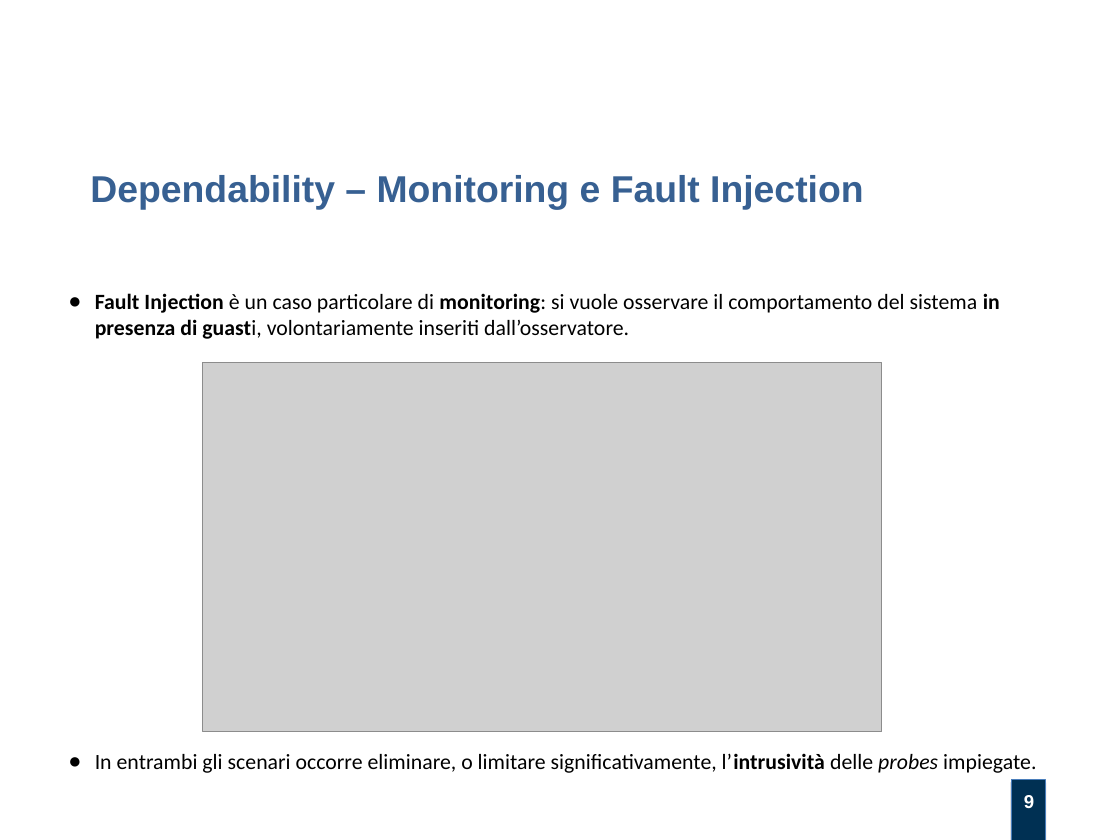
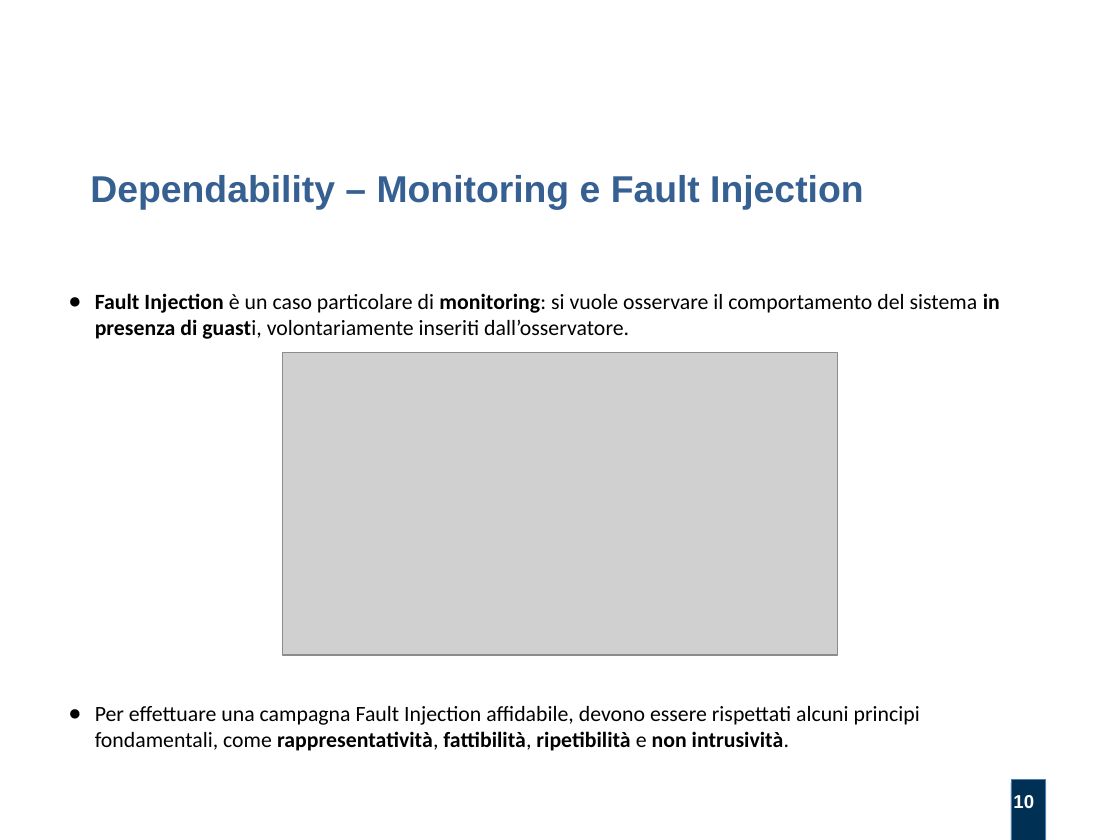
Before and after one commit to alexfoglia1/thesis, a slide deck: slide 10 of Slides/slides.odp (slide 9 before the commit). Drawn at 1120x840 pixels with LibreOffice and Linux fonts; fonts in the diff are those of the drawing; grey boxes stand for pictures; background and template pictures are left out. Boxes give left, top, right and bottom in pixels: in the first picture for what was removed or moved away, otherwise in the second. Text is boxed around its words. In the diff, an @@ line names an element or a change of style, - is before the commit and + after.

```diff
--- a/Slides/slides.odp
+++ b/Slides/slides.odp
@@ picture: place and size @@
-picture at [203,363,881,732]
+picture at [282,353,838,655]
@@ text at [95,706,920,751]: text changed @@
-● In entrambi gli scenari occorre eliminare, o limitare significativamente, l’intrusività delle probes impiegate.
+● Per effettuare una campagna Fault Injection affidabile, devono essere rispettati alcuni principi fondamentali, come rappresentatività, fattibilità, ripetibilità e non intrusività.
@@ page number at [1013,795,1034,808]: text changed @@
-9
+10
```
Also in this commit, not shown: 3 other slides changed, 4 slides added, 2 other files.
